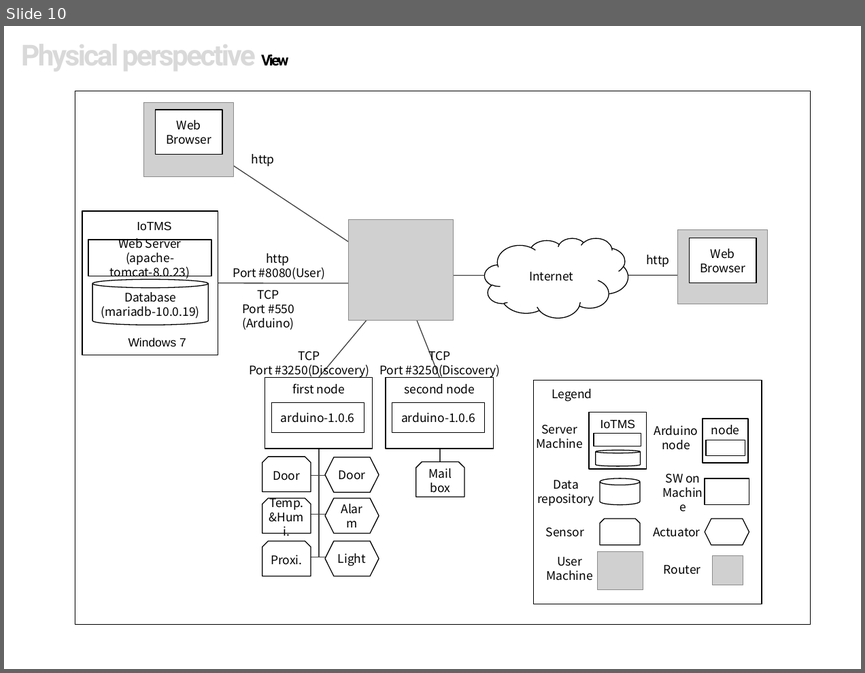
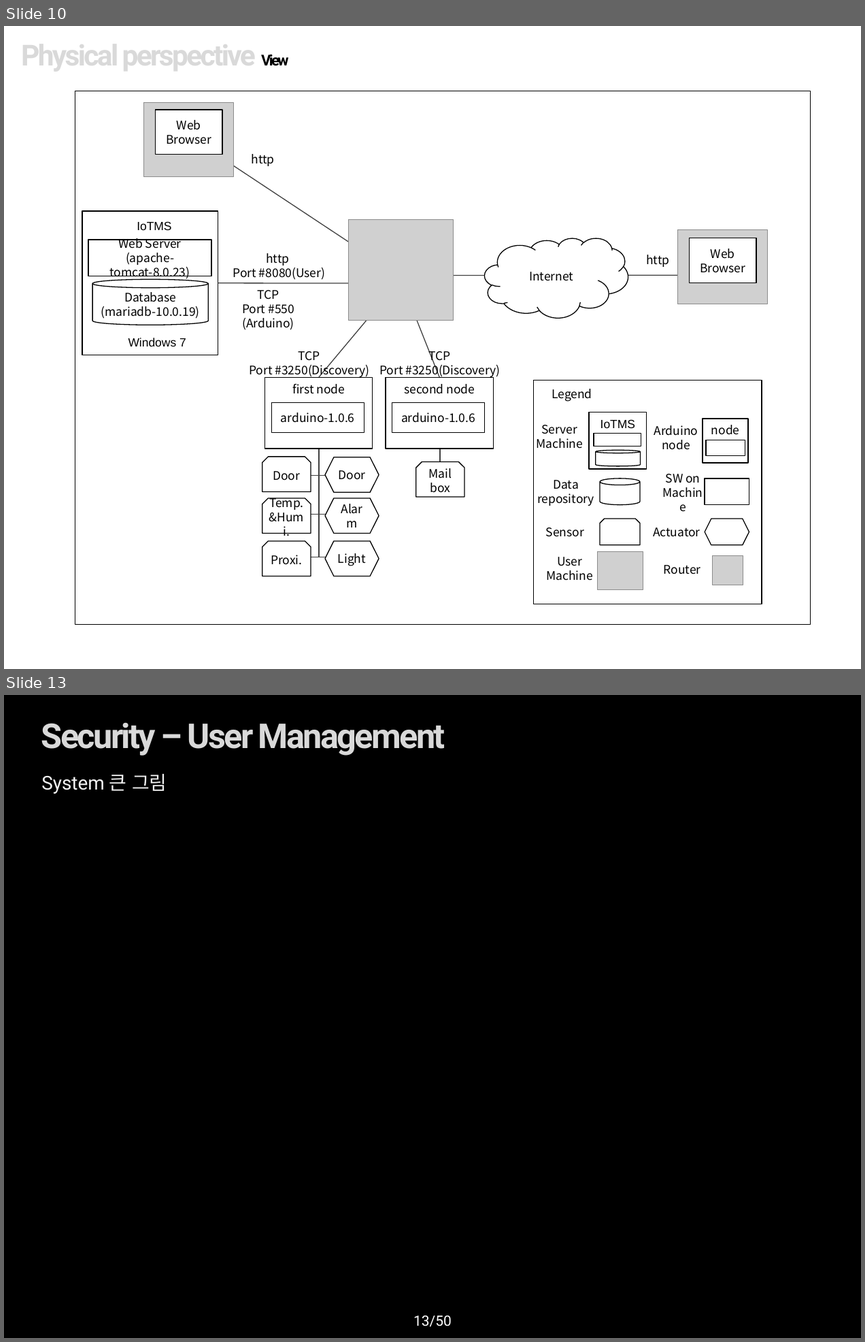
Before and after one commit to youkkwon/smarthome, a slide deck: doc/Docs/IoT System Final Presentation_0624.pptx. Shown one above the other, each under a label of ours: slide 10 before the commit, slides 10 and 13 after it; the slides between them are not shown. The pictures are 865x673 and 865x1342 pixels, drawn with LibreOffice and Linux fonts; fonts in the diff are those of the drawing; grey boxes stand for pictures; background and template pictures are left out. Boxes give left, top, right and bottom in pixels: in the first picture for what was removed or moved away, otherwise in the second. Text is boxed around its words. In the diff, an @@ line names an element or a change of style, - is before the commit and + after.

```diff
--- a/doc/Docs/IoT System Final Presentation_0624.pptx
+++ b/doc/Docs/IoT System Final Presentation_0624.pptx
@@ slide 13 added at (4,695,861,1338), background picture (left out) @@
@@ title added at (41,722,445,756), 28.8 pt, text gradient #F2F2F2 to #D9D9D9 to #595959, bold @@
+Security – User Management
@@ text added at (41,774,167,794), 16 pt, text #F2F2F2 @@
+System 큰 그림
@@ page number added at (413,1315,451,1327), 12 pt, text #FFFFFF @@
+13/50
```
Also in this commit, not shown: 6 other slides added.
